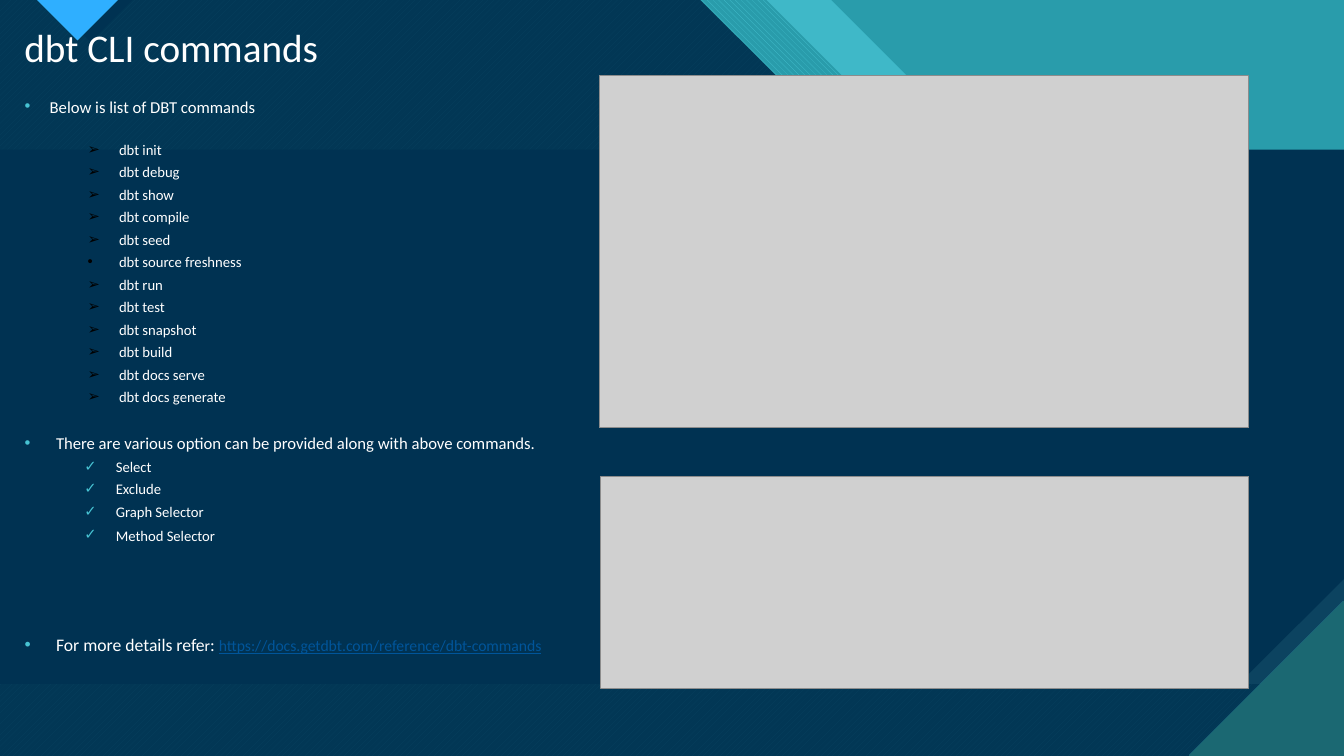
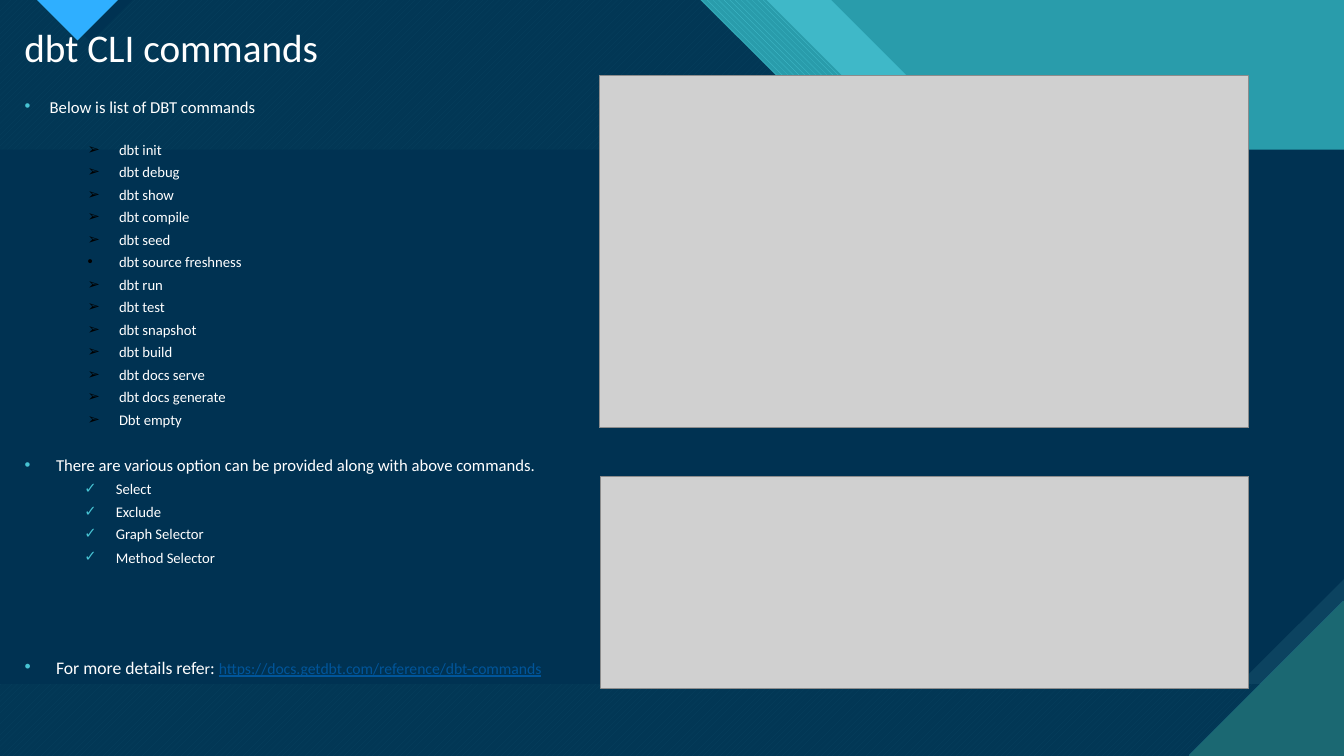
Before and after one commit to ankur24s/dbt_training_apr_2025_resources, a slide deck: slide 8 of DBT_Presentation.pptx. Drawn at 1344x756 pixels with LibreOffice and Linux fonts; fonts in the diff are those of the drawing; grey boxes stand for pictures. Boxes give left, top, right and bottom in pixels: in the first picture for what was removed or moved away, otherwise in the second. Text is boxed around its words. In the diff, an @@ line names an element or a change of style, - is before the commit and + after.

```diff
--- a/DBT_Presentation.pptx
+++ b/DBT_Presentation.pptx
@@ text at (x1=119, y1=414, x2=182, y2=428): paragraph added @@
+  ➢ Dbt empty
```
Also in this commit, not shown: 4 other files.
